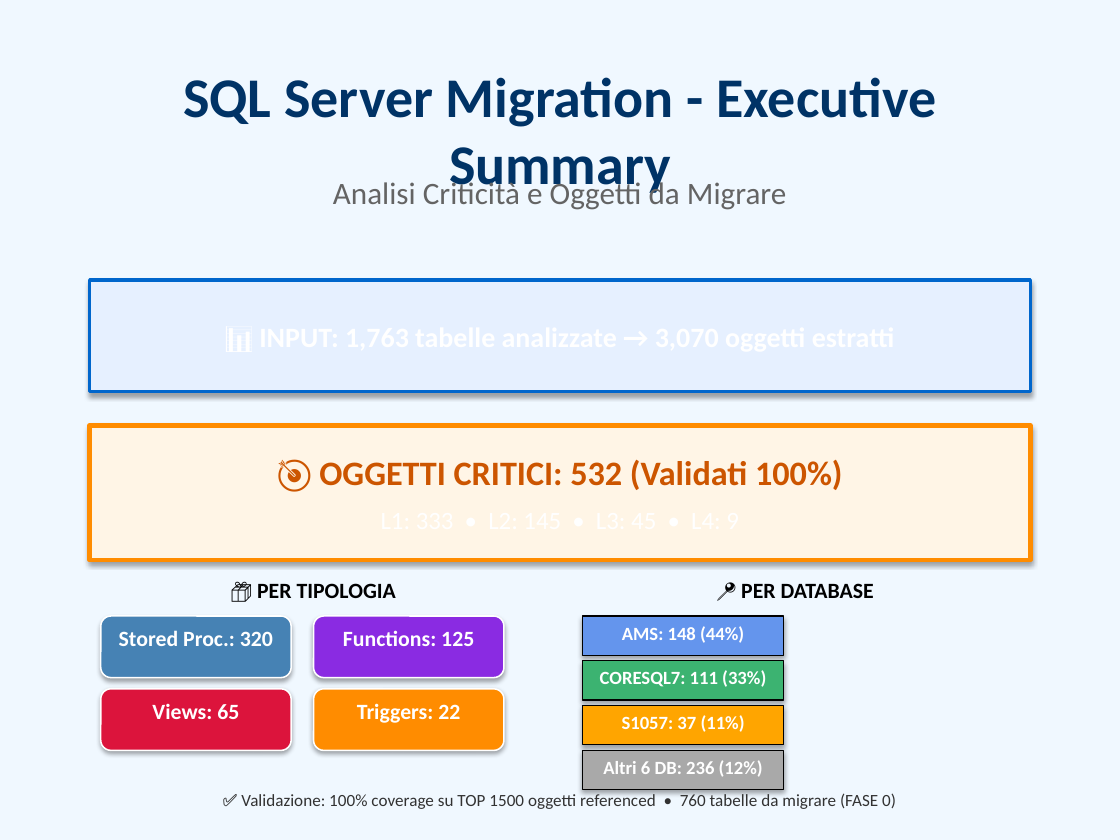
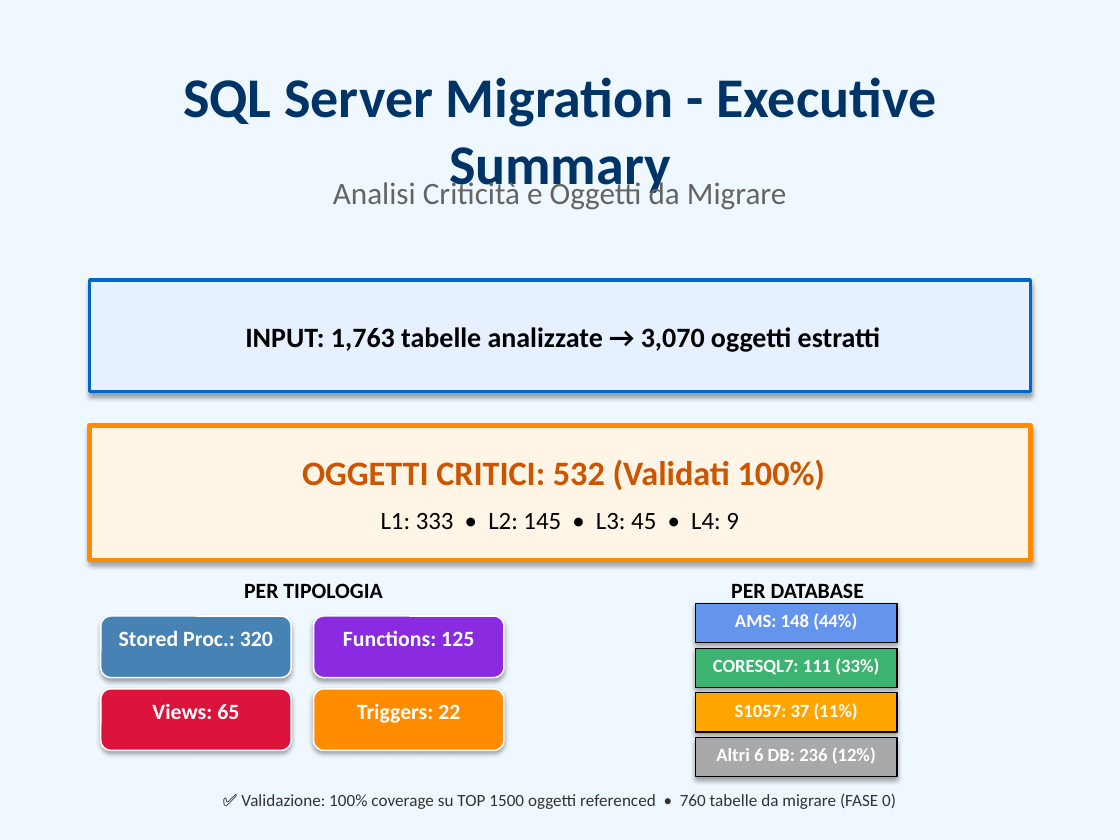
Before and after one commit to GiuTnd-AvA/doValueExcelExplorer, a slide deck: slide 1 of Migration_Summary_Presentation.pptx. Drawn at 1120x840 pixels with LibreOffice and Linux fonts; fonts in the diff are those of the drawing. Boxes give left, top, right and bottom in pixels: in the first picture for what was removed or moved away, otherwise in the second. Text is boxed around its words. In the diff, an @@ line names an element or a change of style, - is before the commit and + after.

```diff
--- a/Migration_Summary_Presentation.pptx
+++ b/Migration_Summary_Presentation.pptx
@@ text in rectangle at box(245, 327, 881, 352): text added @@
+INPUT: 1,763 tabelle analizzate → 3,070 oggetti estratti
@@ text in rectangle at box(302, 460, 825, 490): text changed @@
-🎯 OGGETTI CRITICI: 532 (Validati 100%)
+OGGETTI CRITICI: 532 (Validati 100%)
@@ text in rectangle at box(381, 513, 739, 529): text colour #FFFFFF to #000000 in "L1: 333 • L2: 145 • L3: ..." @@
@@ text at box(244, 583, 382, 598): text changed @@
-📦 PER TIPOLOGIA
+PER TIPOLOGIA
@@ text at box(731, 583, 864, 605): text changed @@
-📍 PER DATABASE
+PER DATABASE
@@ rectangle "AMS: 148 (44%)": place and size @@
-rectangle "AMS: 148 (44%)" at box(582, 616, 784, 655)
+rectangle "AMS: 148 (44%)" at box(696, 604, 897, 643)
@@ rectangle "CORESQL7: 111 (33%)": place and size @@
-rectangle "CORESQL7: 111 (33%)" at box(582, 661, 784, 700)
+rectangle "CORESQL7: 111 (33%)" at box(696, 648, 897, 688)
@@ rectangle "S1057: 37 (11%)": place and size @@
-rectangle "S1057: 37 (11%)" at box(582, 706, 784, 745)
+rectangle "S1057: 37 (11%)" at box(696, 693, 897, 732)
@@ rectangle "Altri 6 DB: 236 (12%)": place and size @@
-rectangle "Altri 6 DB: 236 (12%)" at box(582, 750, 784, 790)
+rectangle "Altri 6 DB: 236 (12%)" at box(696, 738, 897, 777)
```
Also in this commit, not shown: 3 other files.
